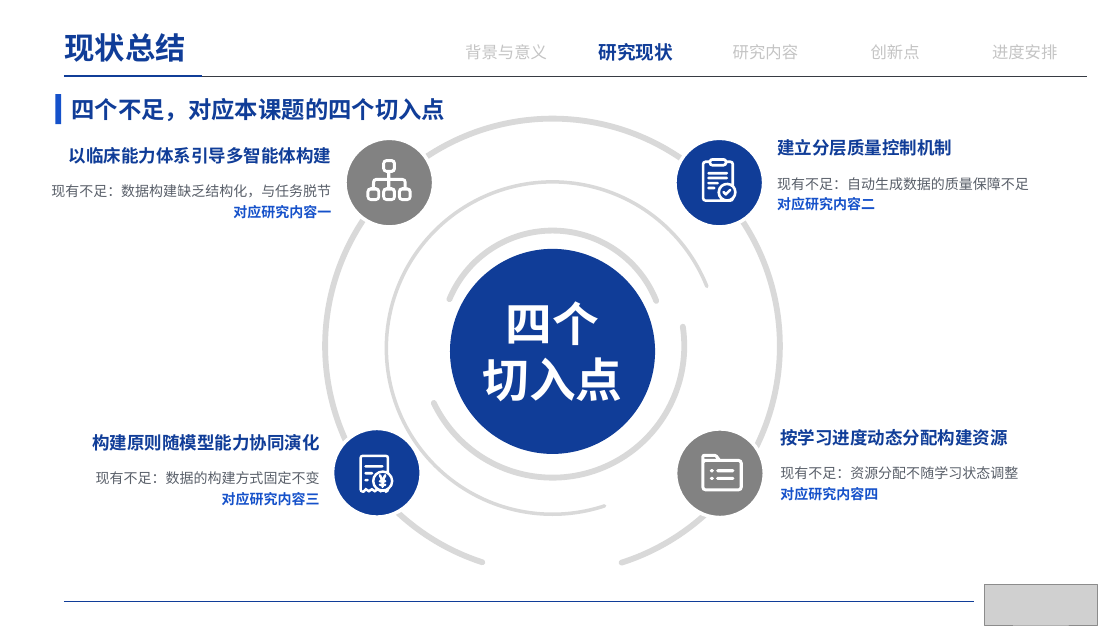
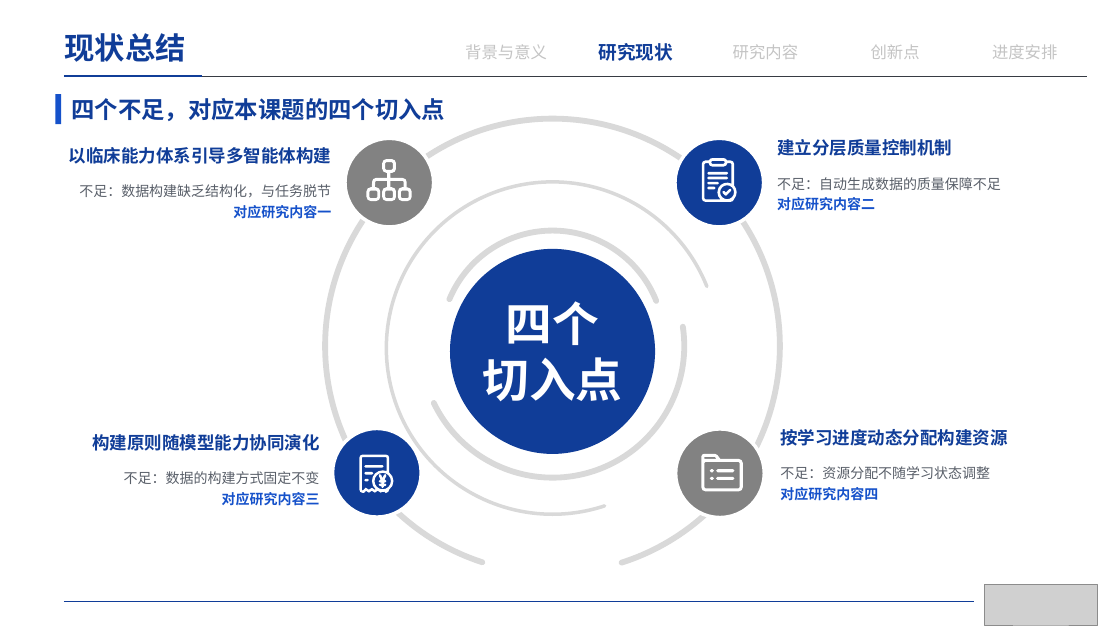
Before and after one commit to irving-2222/Graduation-Thesis, a slide deck: slide 11 of 开题答辩.pptx. Drawn at 1120x630 pixels with LibreOffice and Linux fonts; fonts in the diff are those of the drawing; grey boxes stand for pictures. Boxes give left, top, right and bottom in pixels: in the first picture for what was removed or moved away, otherwise in the second. Text is boxed around its words. In the diff, an @@ line names an element or a change of style, - is before the commit and + after.

```diff
--- a/开题答辩.pptx
+++ b/开题答辩.pptx
@@ text at box(777, 177, 1001, 190): text changed @@
-现有不足：自动生成数据的质量保障不足
+不足：自动生成数据的质量保障不足
@@ text at box(79, 184, 331, 197): text changed @@
-现有不足：数据构建缺乏结构化，与任务脱节
+不足：数据构建缺乏结构化，与任务脱节
@@ text at box(124, 471, 320, 484): text changed @@
-现有不足：数据的构建方式固定不变
+不足：数据的构建方式固定不变
@@ text at box(780, 466, 990, 479): text changed @@
-现有不足：资源分配不随学习状态调整
+不足：资源分配不随学习状态调整
```
Also in this commit, not shown: 12 other slides changed, 1 other file.
